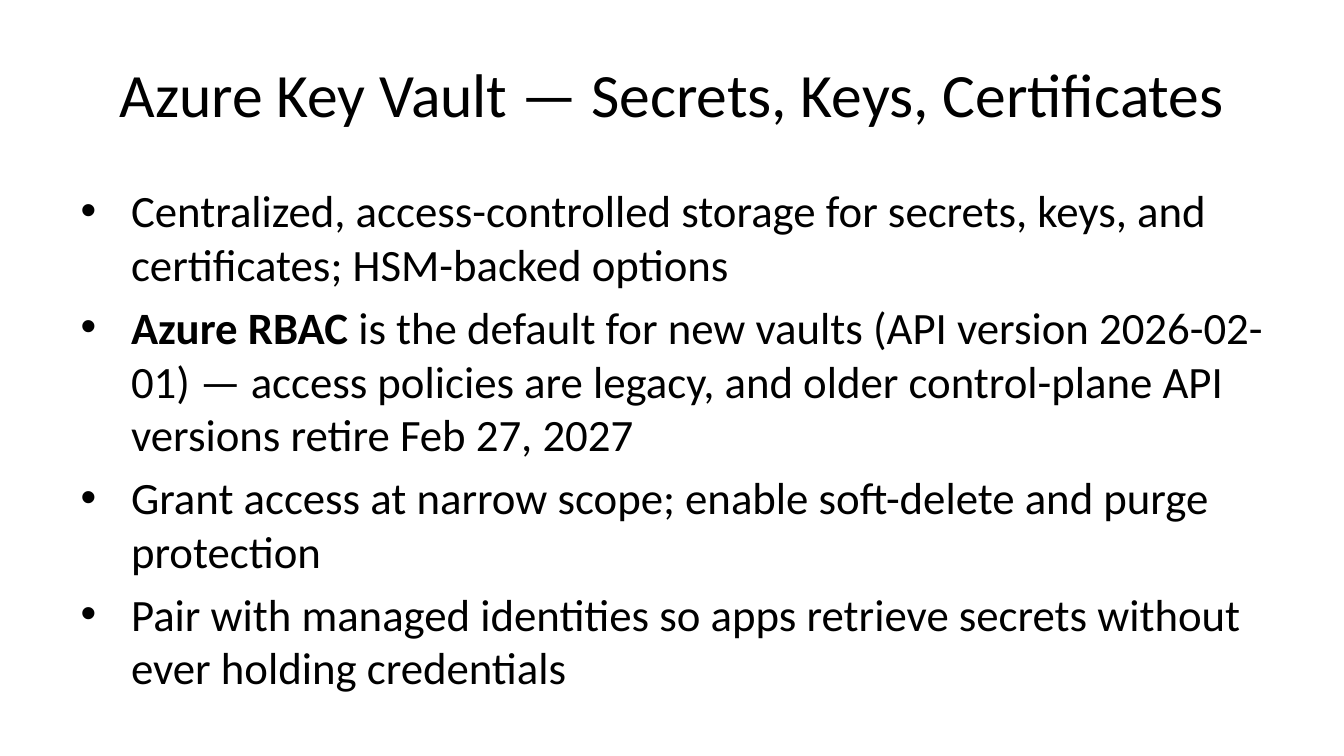
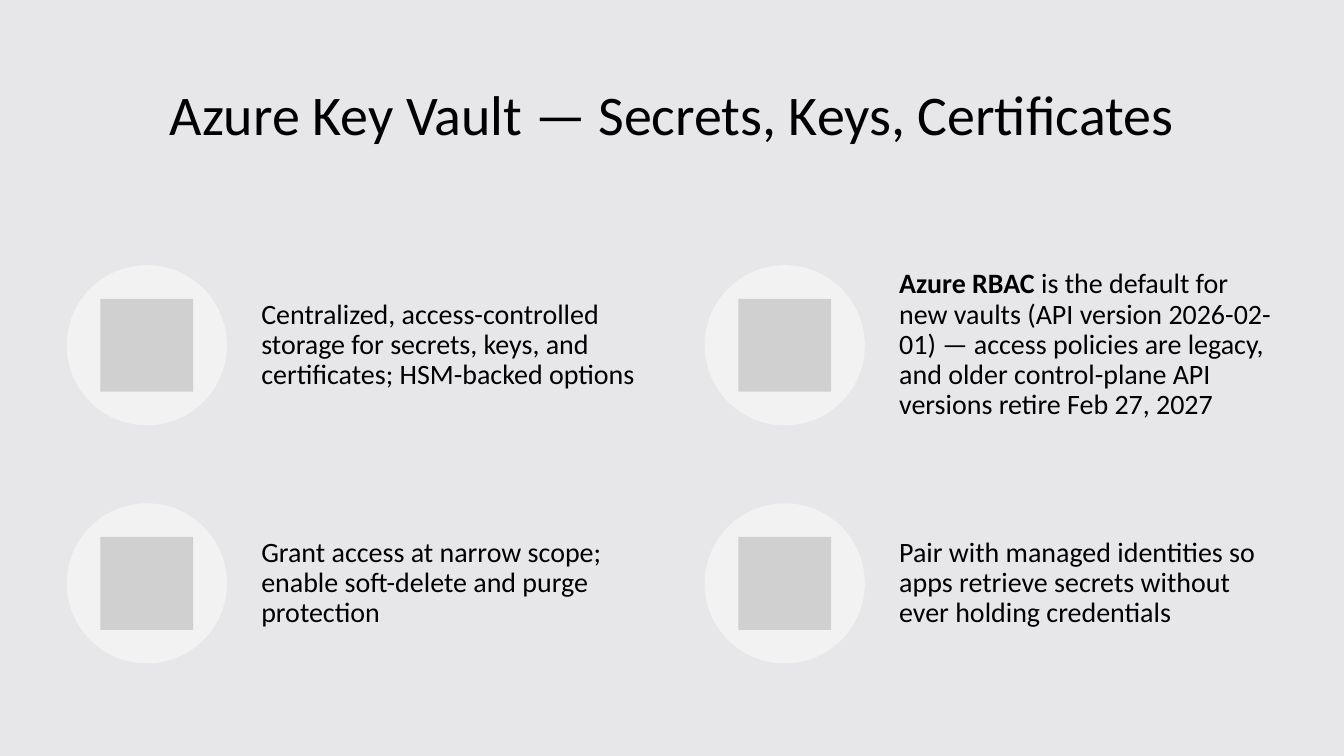
Before and after one commit to DC-AC/Azure-Precon, a slide deck: slide 87 of azure-precon-slides.pptx (slide 82 before the commit). Drawn at 1344x756 pixels with LibreOffice and Linux fonts; fonts in the diff are those of the drawing; grey boxes stand for pictures. Boxes give left, top, right and bottom in pixels: in the first picture for what was removed or moved away, otherwise in the second. Text is boxed around its words. In the diff, an @@ line names an element or a change of style, - is before the commit and + after.

```diff
--- a/azure-precon-slides.pptx
+++ b/azure-precon-slides.pptx
@@ rectangle added at box(0, 0, 1344, 755), fill #F2F2F2 @@
@@ rectangle added at box(0, 0, 1344, 755), fill #604A7B at 7% opacity @@
@@ title "Azure Key Vault — Secrets, ...": place and size @@
-title "Azure Key Vault — Secrets, ..." at box(120, 74, 1224, 127)
+title "Azure Key Vault — Secrets, ..." at box(170, 96, 1173, 144)
@@ title "Azure Key Vault — Secrets, ..." at box(170, 96, 1173, 144): size 33 to 30 pt @@
@@ text removed at box(131, 196, 1263, 692) @@
-• Centralized, access-controlled storage for secrets, keys, and certificates; HSM-backed options
-• Azure RBAC is the default for new vaults (API version 2026-02-01) — access policies are legacy, and older control-plane API versions retire Feb 27, 2027
-• Grant access at narrow scope; enable soft-delete and purge protection
-• Pair with managed identities so apps retrieve secrets without ever holding credentials
@@ group added at box(67, 265, 1271, 663): 4 ellipses, 4 pictures, 4 texts @@
+Centralized, access-controlled storage for secrets, keys, and certificates; HSM-backed options
+Azure RBAC is the default for new vaults (API version 2026-02-01) — access policies are legacy, and older control-plane API versions retire Feb 27, 2027
+Grant access at narrow scope; enable soft-delete and purge protection
+Pair with managed identities so apps retrieve secrets without ever holding credentials
```
Also in this commit, not shown: 101 other slides changed, 8 slides added, 1 slide removed, 2 other files.
